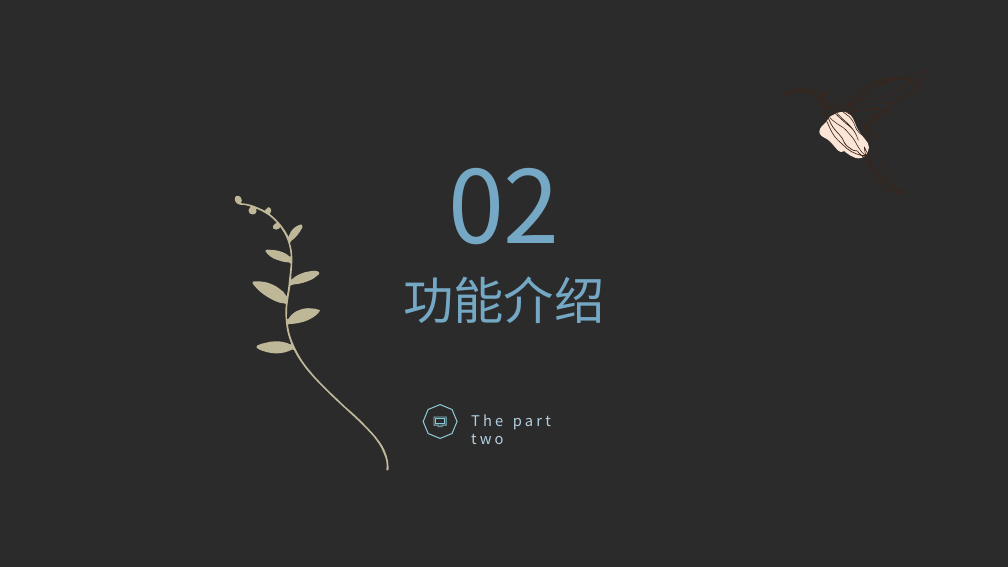
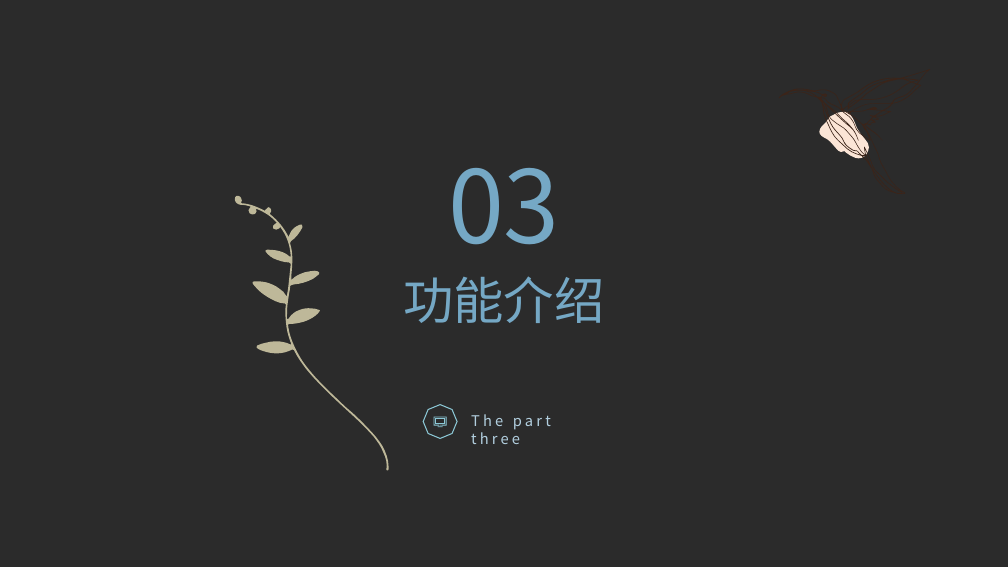
Before and after one commit to PIPIYing/trading_platform, a slide deck: slide 8 of 答辩ppt初稿.pptx (slide 5 before the commit). Drawn at 1008x567 pixels with LibreOffice and Linux fonts; fonts in the diff are those of the drawing; background and template pictures are left out; a plain dark background stands for a picture behind light text. Boxes give left, top, right and bottom in pixels: in the first picture for what was removed or moved away, otherwise in the second. Text is boxed around its words. In the diff, an @@ line names an element or a change of style, - is before the commit and + after.

```diff
--- a/答辩ppt初稿.pptx
+++ b/答辩ppt初稿.pptx
@@ text at bbox=[448, 168, 560, 245]: text changed @@
-02
+03
@@ text at bbox=[471, 414, 551, 444]: text changed @@
-The part two
+The part three
```
Also in this commit, not shown: 8 other slides changed, 3 slides added, 1 slide removed, 11 other files.
